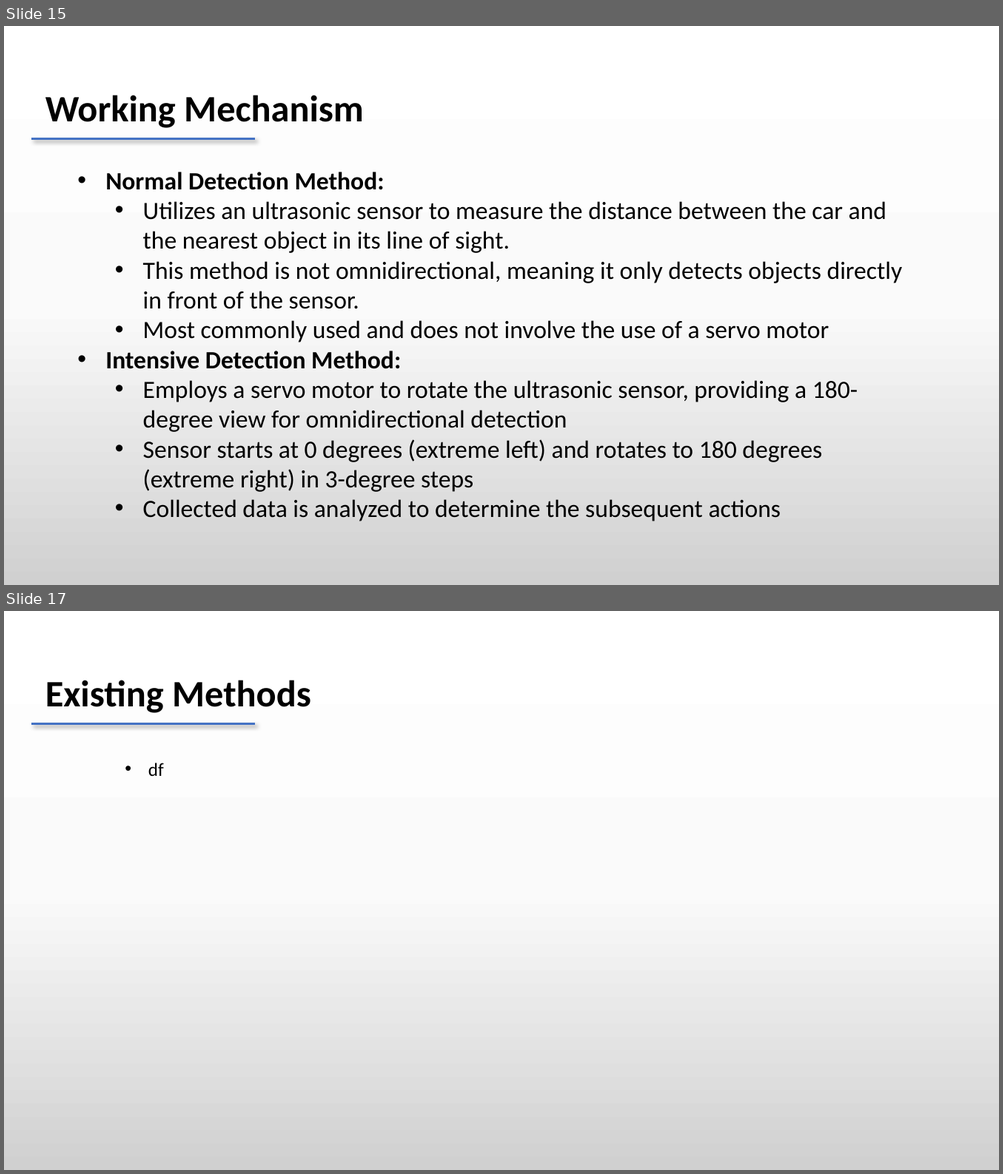
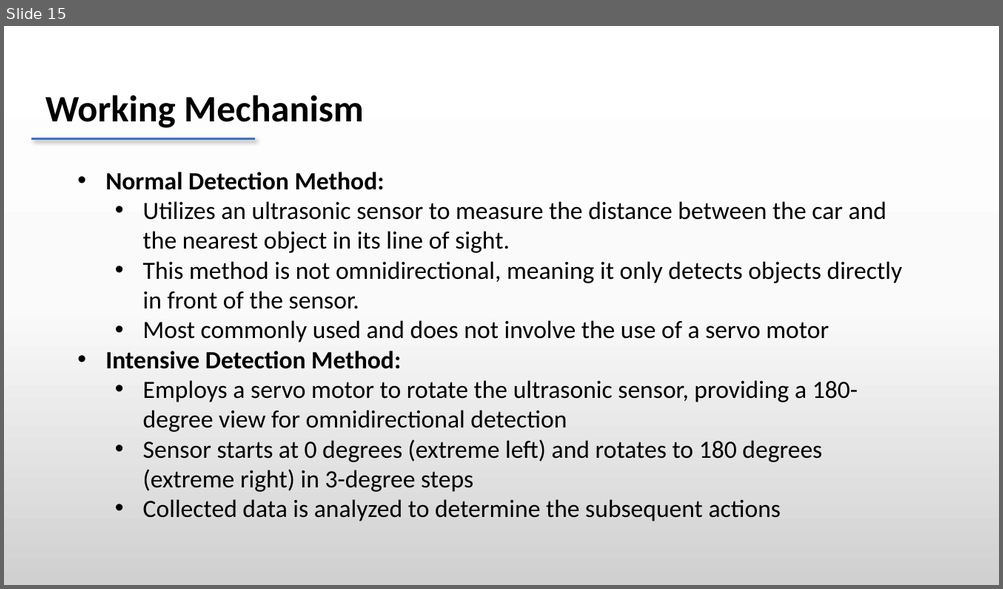
Before and after one commit to dheeraj78/project-4-2, a slide deck: Batch 8 .pptx. Shown one above the other, each under a label of ours: slides 15 and 17 before the commit, slide 15 after it; the slides between them are not shown. The pictures are 1003x1174 and 1003x589 pixels, drawn with LibreOffice and Linux fonts; fonts in the diff are those of the drawing. Boxes give left, top, right and bottom in pixels: in the first picture for what was removed or moved away, otherwise in the second. Text is boxed around its words. In the diff, an @@ line names an element or a change of style, - is before the commit and + after.

```diff
--- a/Batch 8 .pptx
+++ b/Batch 8 .pptx
@@ slide 17 removed at [4, 611, 999, 1170], background gradient #FFFFFF to #FBFBFB to #D1D1D1 @@
@@ text removed at [45, 680, 311, 713] @@
-Existing Methods
@@ line removed from (31, 723) to (256, 723) @@
@@ text removed at [148, 763, 164, 776] @@
-• df
```
Also in this commit, not shown: 2 slides changed, 4 slides added, 1 other slide removed.
